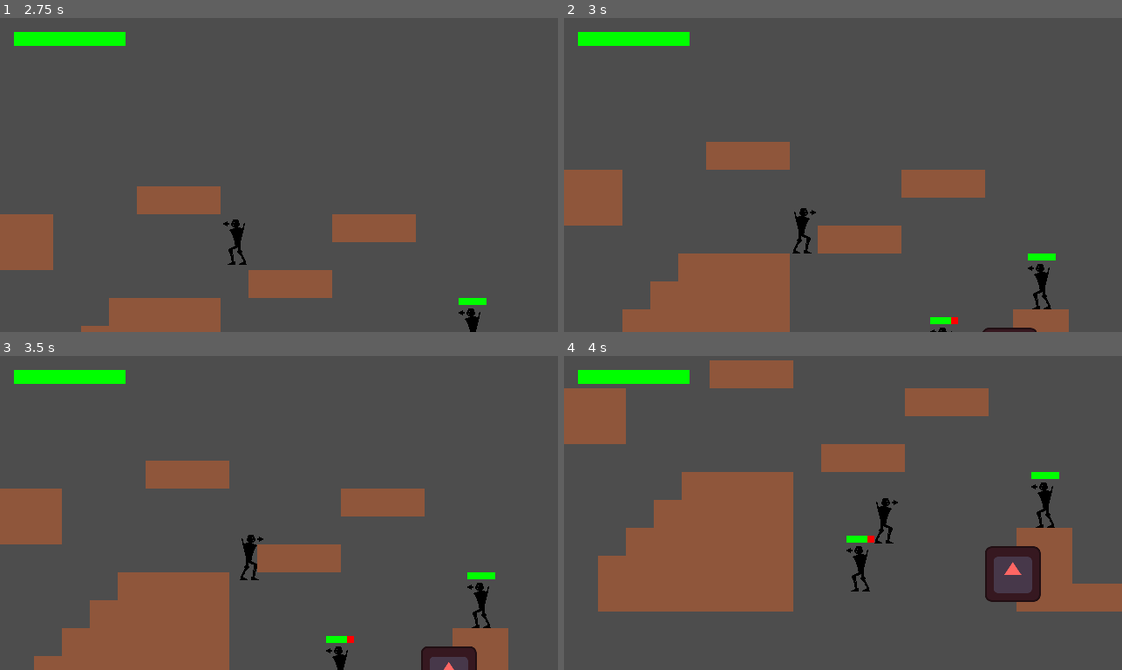
Above: before the commit, frames 1-4 (two rows, left to right).
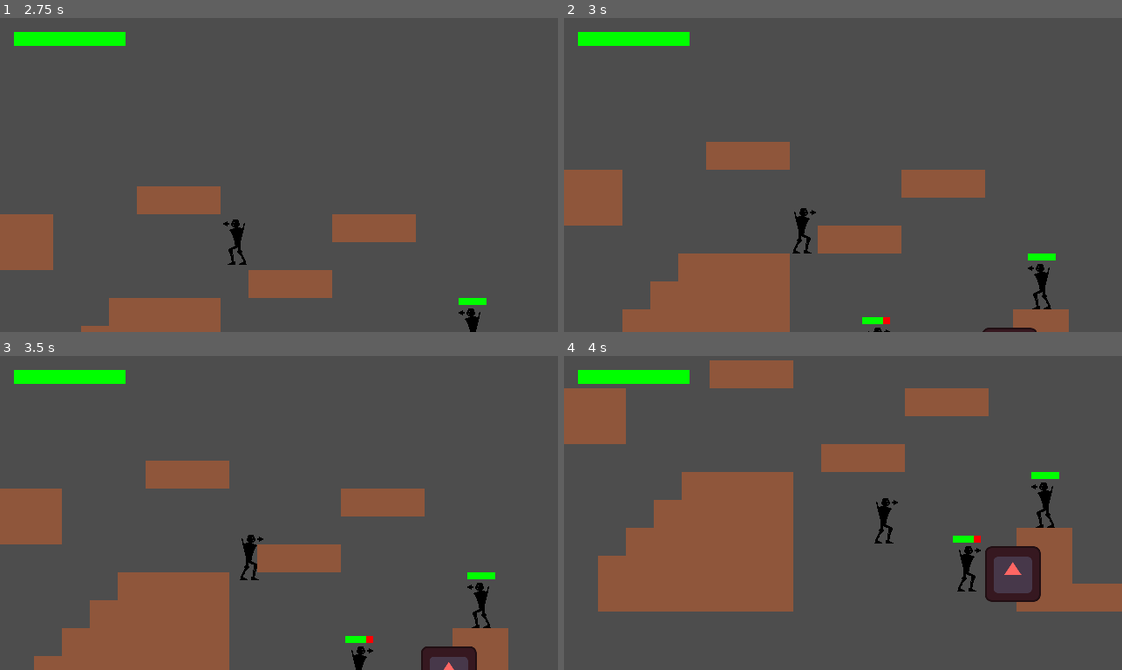
Above: after the commit, the same moments.

Repository: ThreeCoffees/2dplatformershooter
Game: Godot game, scene res://scenes/levels/game.tscn
Two runs of this game, one before a commit and one after it. Both use one fixed random seed, a clock stepped at 60 frames per second and the inputs below. The engine's default icon, where the game draws it, is replaced by a stand-in: a white triangle on a blue panel in a dark square.
Inputs:
- Up to frame 1 (2.75 s): tap Enter at 0.5 s; hold D (move_right) 0.53-2.03 s; tap W (jump) at 0.77, 1.52 s; hold A (move_left) from 2.03 s (still down)
- Up to frame 2 (3 s): release A (move_left) at 2.78 s; hold D (move_right) from 2.78 s (still down)
- Up to frame 3 (3.5 s): keep holding D (move_right); tap W (jump) at 3.02 s
- Up to frame 4 (4 s): keep holding D (move_right); tap W (jump) at 3.77 s

Frame 1 is identical in both runs. In frame 2, 0.3% of the frame differs, in the area x 53-71%, y 95-100%; in frame 3, 0.4%; in frame 4, 0.7%, in the area x 50-75%, y 57-75%.

Commit message:
added knockback

Diff:
--- a/scenes/components/damage_handling/hit_box.gd
+++ b/scenes/components/damage_handling/hit_box.gd
@@ -2,4 +2,5 @@
 extends Area2D
 ## Component that marks a certain area capable of changing health value
 
-@export var health_change: float
+@export var health_change: float = 0.0
+@export var knockback: float = 0.0
--- a/scenes/components/damage_handling/hurt_box.gd
+++ b/scenes/components/damage_handling/hurt_box.gd
@@ -2,6 +2,8 @@
 class_name HurtBox
 extends Area2D
 ## Component that marks a certain area as capable of being damaged
+
+signal knockback_received(knockback_force: Vector2)
 
 @export var health_component: HealthComponent
 
@@ -12,6 +14,13 @@
 	var hitbox = area as HitBox
 	if hitbox != null:
 		health_component.change_health_by(hitbox.health_change)
+		handle_knockback(hitbox)
+
+
+func handle_knockback(hitbox: HitBox) -> void:
+	var direction = (position - hitbox.position).normalized()
+	knockback_received.emit(direction * hitbox.knockback)
+
 
 func _get_configuration_warnings() -> PackedStringArray:
 	var warnings = []
--- a/scenes/entities/enemy.gd
+++ b/scenes/entities/enemy.gd
@@ -35,3 +35,7 @@
 
 func _on_health_component_health_depleted() -> void:
 	print("Enemy died")
+
+
+func _on_hurt_box_knockback_received(knockback_force: Vector2) -> void:
+	velocity = knockback_force
--- a/scenes/entities/patrolling_enemy.tscn
+++ b/scenes/entities/patrolling_enemy.tscn
@@ -114,3 +114,4 @@
 [connection signal="health_changed" from="HealthComponent" to="HealthBar" method="_on_health_component_health_changed"]
 [connection signal="health_depleted" from="HealthComponent" to="." method="_on_health_component_health_depleted"]
 [connection signal="max_health_changed" from="HealthComponent" to="HealthBar" method="_on_health_component_max_health_changed"]
+[connection signal="knockback_received" from="HurtBox" to="." method="_on_hurt_box_knockback_received"]
--- a/scenes/entities/player.gd
+++ b/scenes/entities/player.gd
@@ -26,3 +26,7 @@
 
 func _on_health_component_health_depleted() -> void:
 	print("Player died")
+
+
+func _on_hurt_box_knockback_received(knockback_force: Vector2) -> void:
+	velocity = knockback_force
--- a/scenes/entities/player.tscn
+++ b/scenes/entities/player.tscn
@@ -135,3 +135,4 @@
 shape = SubResource("RectangleShape2D_b6tgf")
 
 [connection signal="health_depleted" from="HealthComponent" to="." method="_on_health_component_health_depleted"]
+[connection signal="knockback_received" from="HurtBox" to="." method="_on_hurt_box_knockback_received"]
--- a/scenes/entities/standing_enemy.tscn
+++ b/scenes/entities/standing_enemy.tscn
@@ -115,3 +115,4 @@
 [connection signal="health_changed" from="HealthComponent" to="HealthBar" method="_on_health_component_health_changed"]
 [connection signal="health_depleted" from="HealthComponent" to="." method="_on_health_component_health_depleted"]
 [connection signal="max_health_changed" from="HealthComponent" to="HealthBar" method="_on_health_component_max_health_changed"]
+[connection signal="knockback_received" from="HurtBox" to="." method="_on_hurt_box_knockback_received"]
--- a/scenes/levels/game.tscn
+++ b/scenes/levels/game.tscn
@@ -59,6 +59,7 @@
 collision_layer = 8
 collision_mask = 10
 health_change = -5.0
+knockback = 500.0
 
 [node name="CollisionShape2D" type="CollisionShape2D" parent="HitBox"]
 shape = SubResource("RectangleShape2D_xmnyv")
